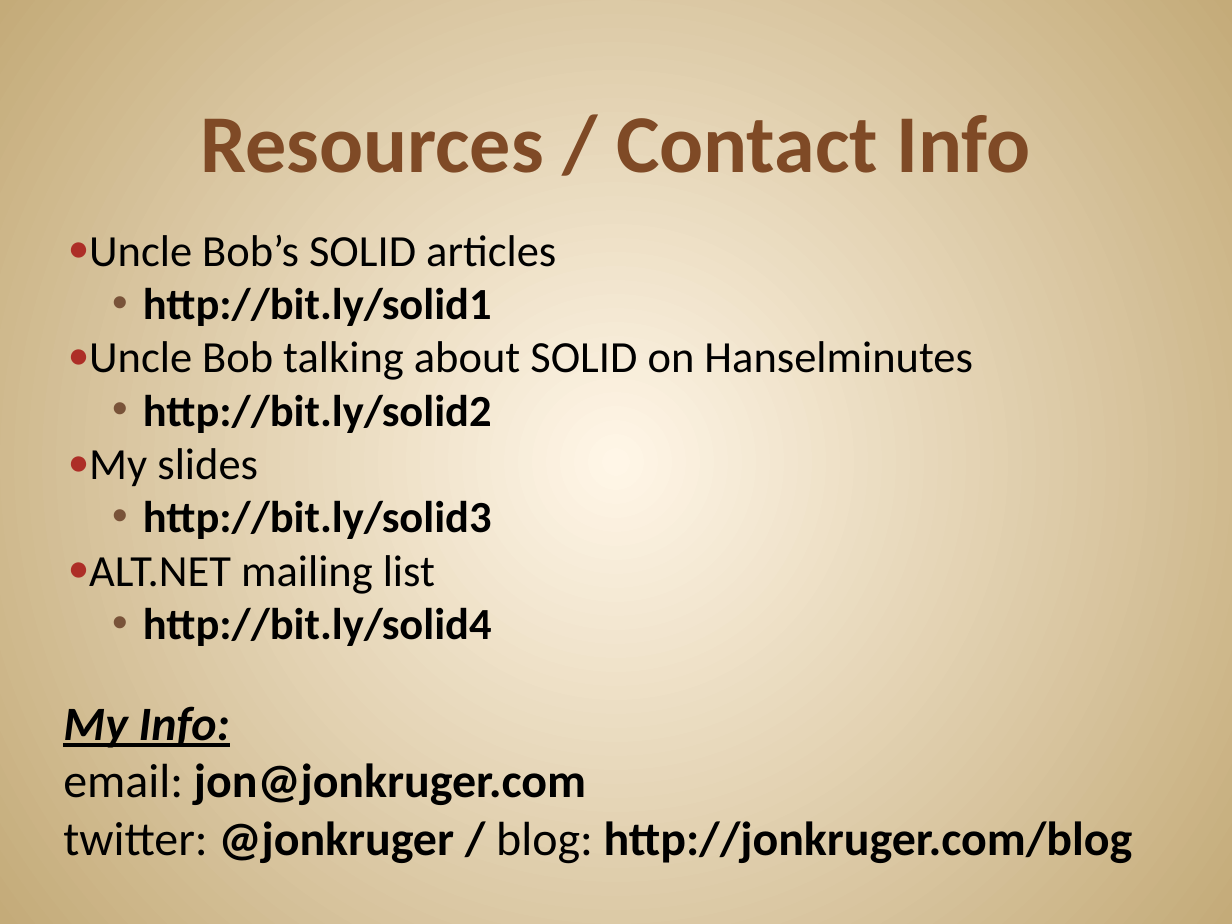
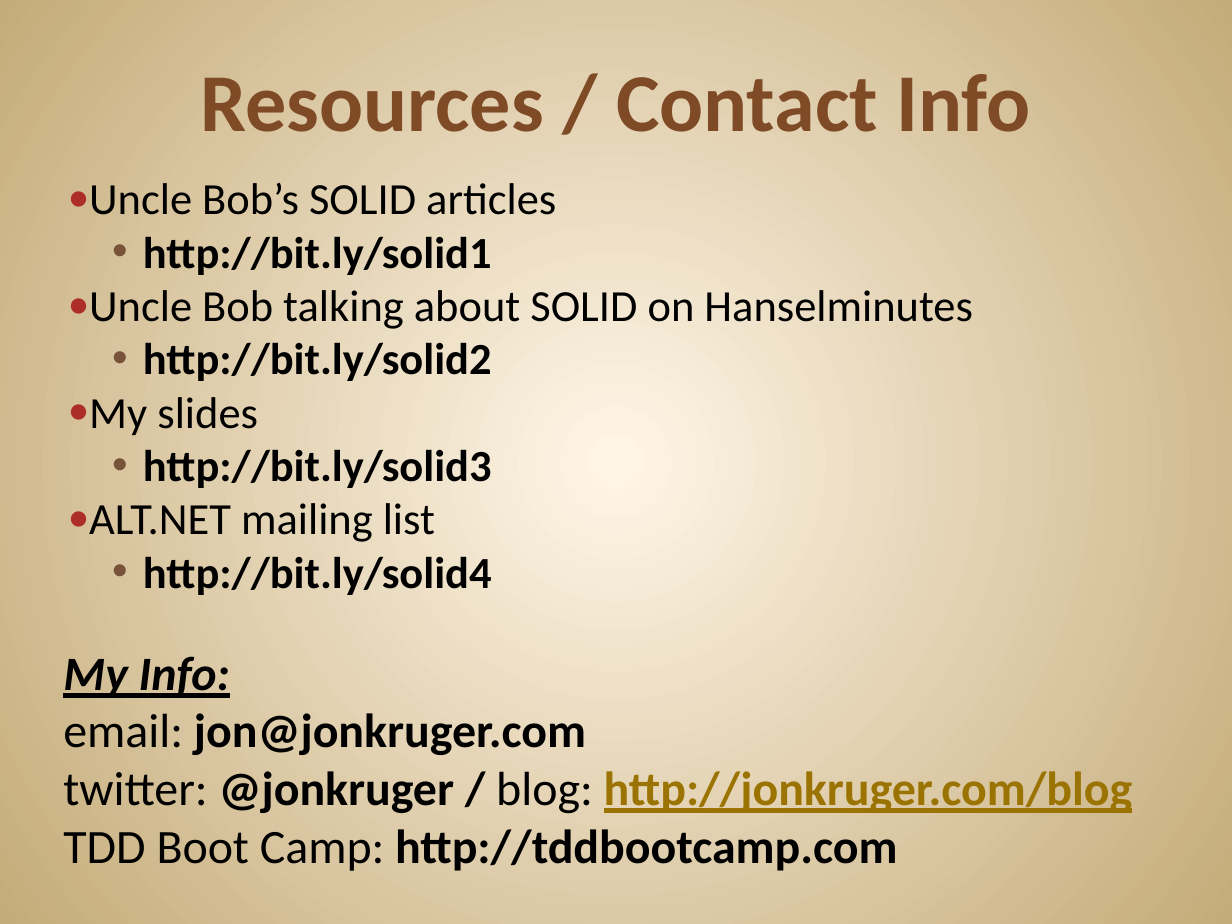
Before and after one commit to JonKruger/solid-principles, a slide deck: slide 77 of SOLID Software Design Principles - without small methods.pptx (slide 76 before the commit). Drawn at 1232x924 pixels with LibreOffice and Linux fonts; fonts in the diff are those of the drawing. Boxes give left, top, right and bottom in pixels: in the first picture for what was removed or moved away, otherwise in the second. Text is boxed around its words. In the diff, an @@ line names an element or a change of style, - is before the commit and + after.

```diff
--- a/SOLID Software Design Principles - without small methods.pptx
+++ b/SOLID Software Design Principles - without small methods.pptx
@@ title "Resources / Contact Info": place and size @@
-title "Resources / Contact Info" at <box>200,115,1030,173</box>
+title "Resources / Contact Info" at <box>200,74,1030,132</box>
@@ text "Uncle Bob’s SOLID articles": place and size @@
-text "Uncle Bob’s SOLID articles" at <box>89,234,973,646</box>
+text "Uncle Bob’s SOLID articles" at <box>89,182,973,595</box>
@@ text "My Info:": place and size @@
-text "My Info:" at <box>63,706,1133,864</box>
+text "My Info:" at <box>63,656,1133,871</box>
@@ text at <box>63,771,1133,814</box>: text colour #000000 to #9B7300, underline on in "http://jonkruger.com/blog" @@
@@ text at <box>63,829,897,871</box>: paragraph added @@
+TDD Boot Camp: http://tddbootcamp.com
```
Also in this commit, not shown: 2 other slides changed, 1 slide added, 2 other files.
